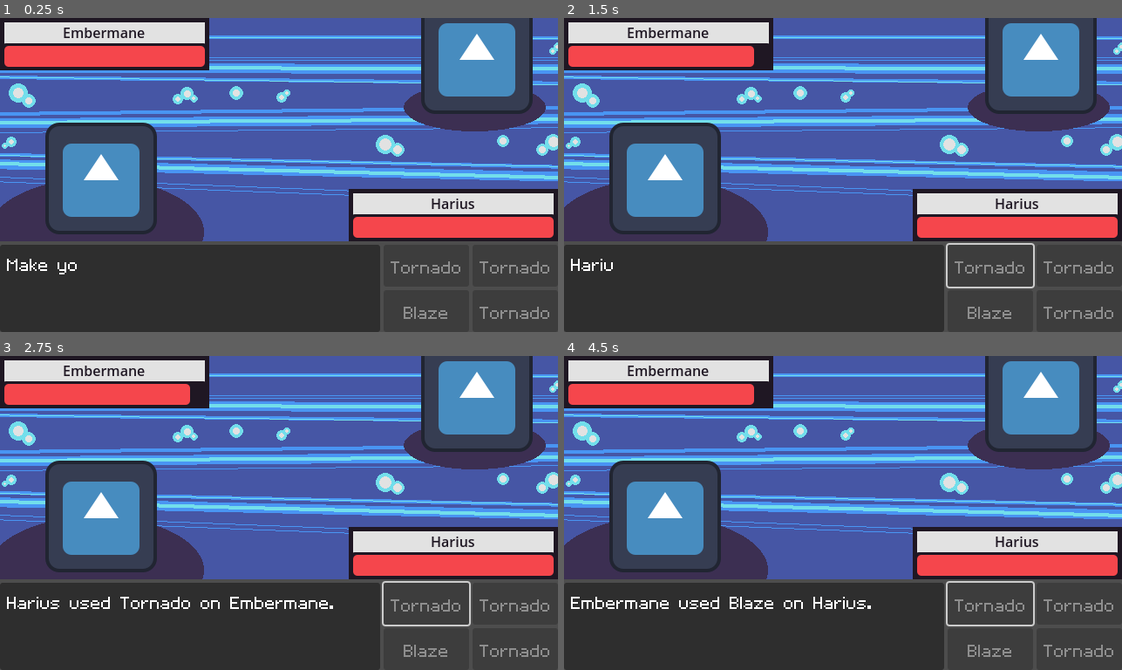
Above: before the commit, frames 1-4 (two rows, left to right).
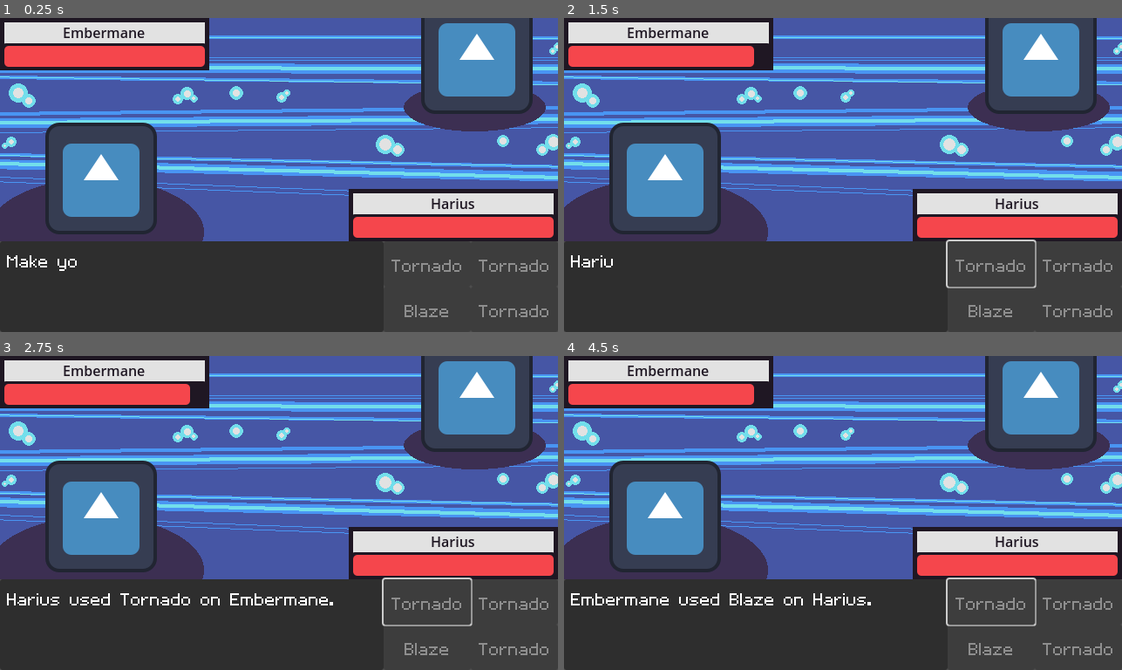
Above: after the commit, the same moments.

Repository: jadicodes/zodiac-battler
Game: Godot game, scene res://battle_arena/battle_arena.tscn
Same seed, same stepped clock (60 frames per second), same inputs: the game is played once before the commit and once after it. The engine's default icon, where the game draws it, is replaced by a stand-in: a white triangle on a blue panel in a dark square.
Inputs:
- Up to frame 1 (0.25 s): no input
- Up to frame 2 (1.5 s): tap Space (advance_text) at 0.6 s; click "Tornado" at 1.25 s
- Up to frame 3 (2.75 s): tap Space (advance_text) at 2.1 s
- Up to frame 4 (4.5 s): tap Enter at 2.75 s; tap Space (advance_text) at 2.85, 3.6, 4.25, 4.35 s

The runs differ from the first frame. In frame 1, 1.9% of the frame differs, in the area x 0-99%, y 71-100%; in frame 2, 2.1%; in frame 3, 2.8%, in the area x 0-99%, y 70-100%; in frame 4, 2.8%.

Commit message:
Remove UI gaps

Diff:
--- a/project/battle_arena/battle_arena.tscn
+++ b/project/battle_arena/battle_arena.tscn
@@ -39,6 +39,7 @@
 anchor_bottom = 1.0
 grow_horizontal = 2
 grow_vertical = 2
+theme_override_constants/separation = 0
 
 [node name="Control" type="TextureRect" parent="VBoxContainer"]
 layout_mode = 2
@@ -88,7 +89,9 @@
 texture = ExtResource("5_etk7j")
 
 [node name="HBoxContainer" type="HBoxContainer" parent="VBoxContainer"]
+custom_minimum_size = Vector2(0, 104)
 layout_mode = 2
+theme_override_constants/separation = 0
 
 [node name="Textbox" parent="VBoxContainer/HBoxContainer" instance=ExtResource("5_ewqu3")]
 unique_name_in_owner = true
--- a/project/battle_arena/move_buttons/move_buttons.tscn
+++ b/project/battle_arena/move_buttons/move_buttons.tscn
@@ -16,6 +16,8 @@
 anchor_bottom = 1.0
 grow_horizontal = 2
 grow_vertical = 2
+theme_override_constants/h_separation = 0
+theme_override_constants/v_separation = 0
 columns = 2
 
 [node name="Move1" type="Button" parent="GridContainer"]
